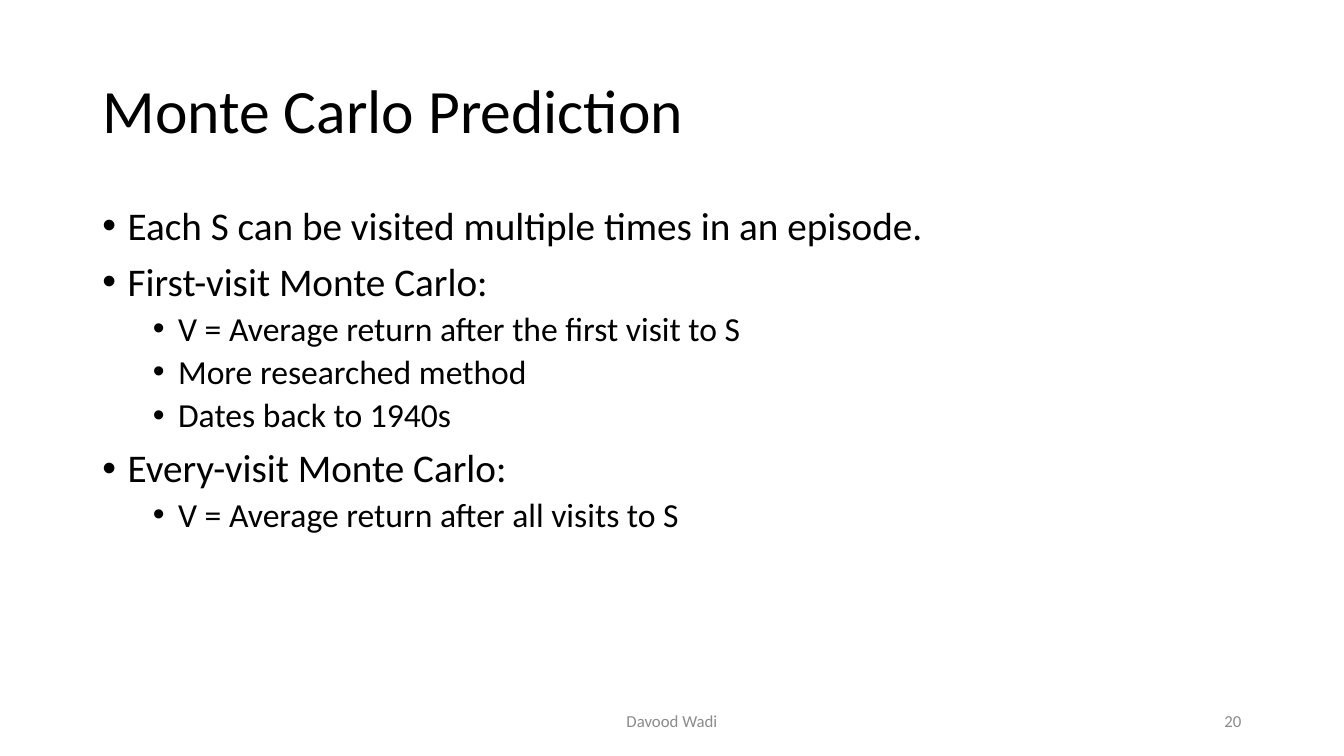
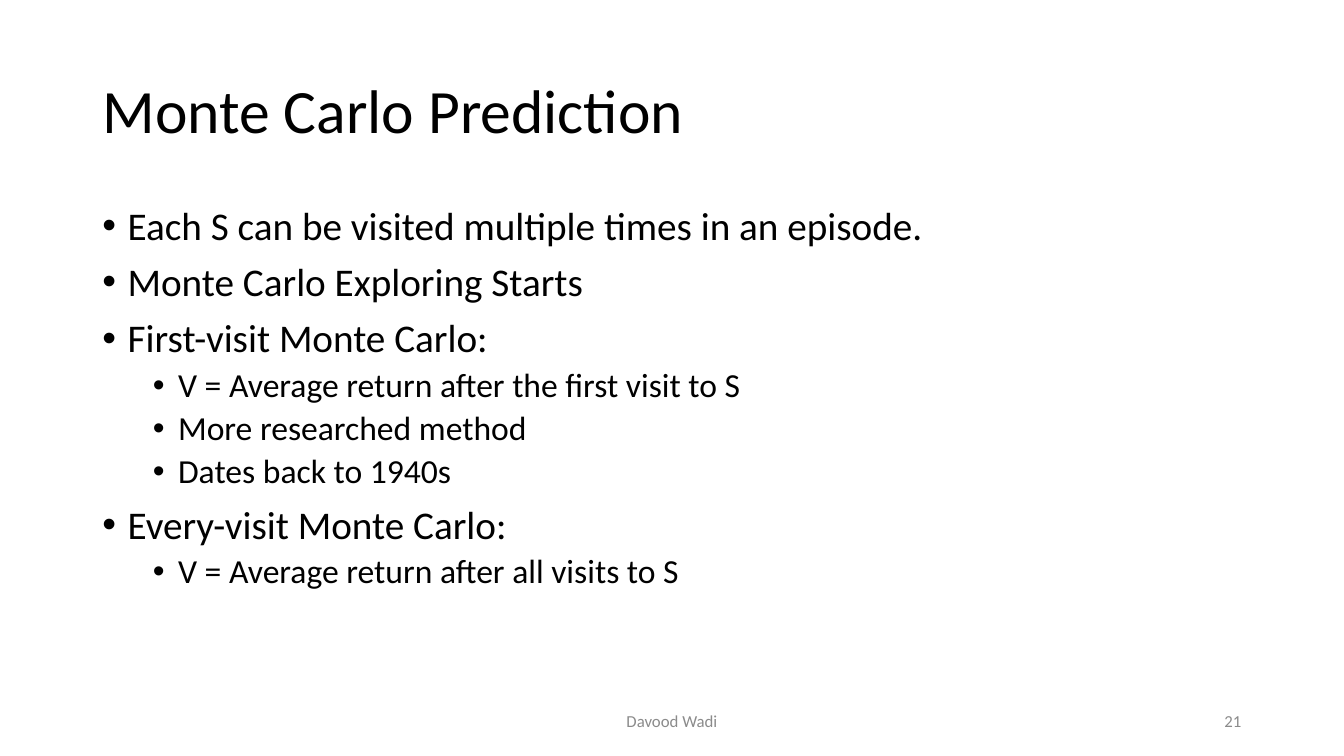
Before and after one commit to davoodwadi/davoodwadi.github.io, a slide deck: slide 21 of RL/RL1_slides.pptx (slide 20 before the commit). Drawn at 1344x756 pixels with LibreOffice and Linux fonts; fonts in the diff are those of the drawing; background and template pictures are left out. Boxes give left, top, right and bottom in pixels: in the first picture for what was removed or moved away, otherwise in the second. Text is boxed around its words. In the diff, an @@ line names an element or a change of style, - is before the commit and + after.

Commit message:
rl s2_2

```diff
--- a/RL/RL1_slides.pptx
+++ b/RL/RL1_slides.pptx
@@ text at (128,268,582,303): paragraph added @@
+• Monte Carlo Exploring Starts
@@ page number at (1224,716,1241,727): text changed @@
-20
+21
```
Also in this commit, not shown: 10 slides added.
